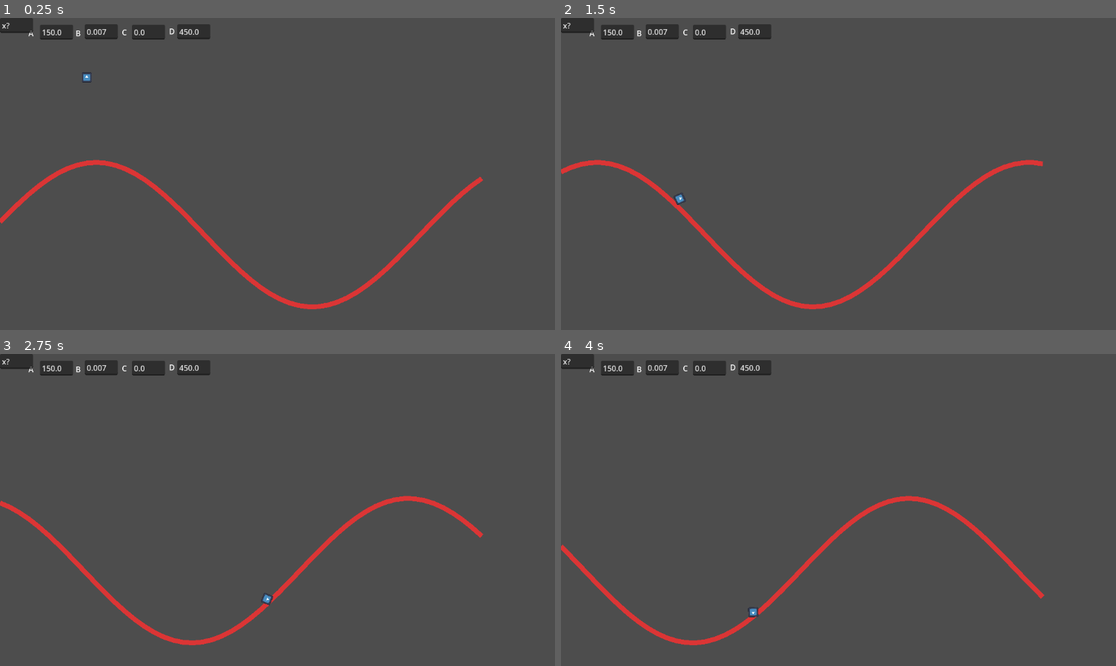
Above: before the commit, frames 1-4 (two rows, left to right).
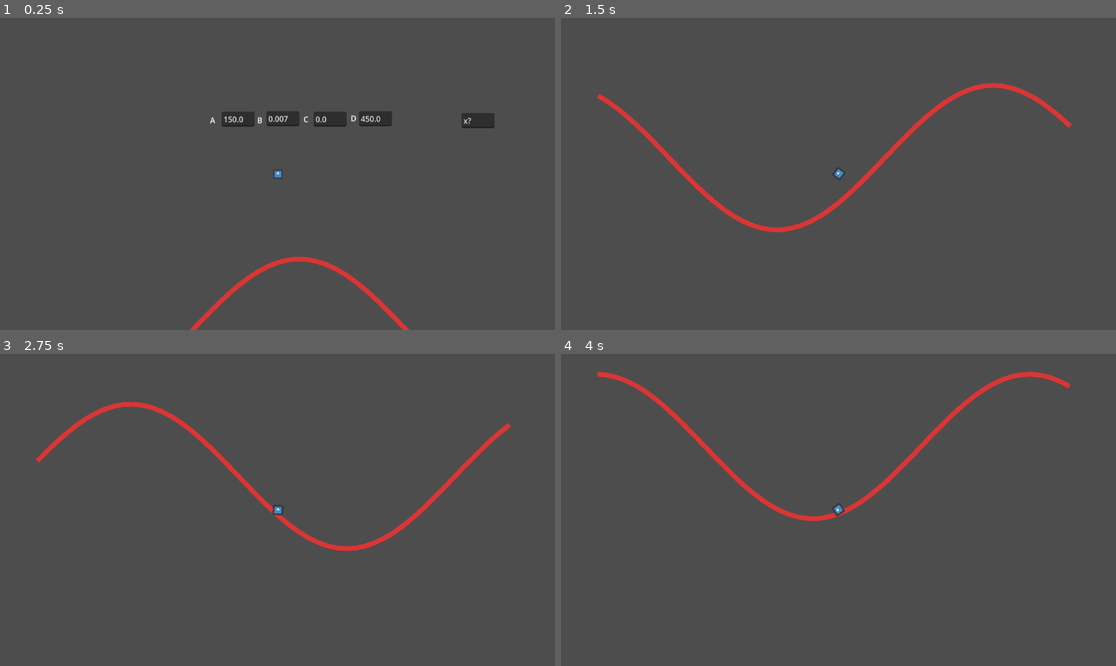
Above: after the commit, the same moments.

Repository: WillowMire/2025GameOffJam
Game: Godot game, scene res://arcade.tscn
The game is run twice, just before and just after one commit, with the same random seed, the same clock (stepped at 60 frames per second) and the same inputs. The engine's default icon, where the game draws it, is replaced by a stand-in: a white triangle on a blue panel in a dark square.
Inputs:
- Up to frame 1 (0.25 s): no input
- Up to frame 2 (1.5 s): hold Right (right, bound only after the commit) 0.53-1.28 s; hold Down (down, bound only after the commit) from 1.28 s (still down)
- Up to frame 3 (2.75 s): release Down (down, bound only after the commit) at 2.03 s; hold Right (right, bound only after the commit) from 2.03 s (still down)
- Up to frame 4 (4 s): release Right (right, bound only after the commit) at 2.78 s; hold Up (up, bound only after the commit) 2.78-3.53 s; hold Left (left, bound only after the commit) from 3.53 s (still down)

The runs differ from the first frame. In frame 1, 5.2% of the frame differs, in the area x 0-90%, y 0-100%; in frame 2, 4.9%; in frame 3, 4.8%; in frame 4, 4.9%.

Commit message:
Added Camera to player object, made it so you can move the sin wave's offsets with arrow keys, adjusted some physics quirks, and made it so sine wave renders around the player.

Diff:
--- a/game-off-2025-sine-wave-game/arcade.tscn
+++ b/game-off-2025-sine-wave-game/arcade.tscn
@@ -5,13 +5,15 @@
 
 [sub_resource type="CircleShape2D" id="CircleShape2D_4ltp0"]
 
-[node name="Arcade" type="Node2D" node_paths=PackedStringArray("line")]
+[node name="Arcade" type="Node2D" node_paths=PackedStringArray("player", "line")]
 script = ExtResource("1_kjmcv")
 DEBUG = true
+player = NodePath("PlayerObject")
 line = NodePath("SinWave")
 a_var = 150.0
 b_var = 0.007
 d_var = 450.0
+control_speed = 150.0
 
 [node name="SinWave" type="Line2D" parent="."]
 points = PackedVector2Array(0, 400, 1153, 400)
@@ -19,12 +21,20 @@
 default_color = Color(0.86, 0.2064, 0.2064, 1)
 
 [node name="DEBUG" type="Control" parent="."]
-visible = false
 layout_mode = 3
-anchors_preset = 0
-offset_right = 40.0
-offset_bottom = 40.0
-metadata/_edit_use_anchors_ = true
+anchors_preset = 8
+anchor_left = 0.5
+anchor_top = 0.5
+anchor_right = 0.5
+anchor_bottom = 0.5
+offset_left = -20.0
+offset_top = -20.0
+offset_right = 20.0
+offset_bottom = 20.0
+grow_horizontal = 2
+grow_vertical = 2
+size_flags_horizontal = 3
+size_flags_vertical = 3
 
 [node name="A_Edit" type="LineEdit" parent="DEBUG"]
 layout_mode = 1
@@ -112,27 +122,34 @@
 
 [node name="Get slope" type="LineEdit" parent="DEBUG"]
 layout_mode = 0
-offset_right = 68.5625
-offset_bottom = 31.0
+offset_left = 581.0
+offset_top = 17.0
+offset_right = 649.5625
+offset_bottom = 48.0
 text = "x?"
 
 [node name="slope at x" type="Label" parent="DEBUG"]
 layout_mode = 0
-offset_right = 40.0
-offset_bottom = 23.0
+offset_left = 514.0
+offset_top = 23.0
+offset_right = 554.0
+offset_bottom = 46.0
 
-[node name="RigidBody2D" type="RigidBody2D" parent="."]
+[node name="PlayerObject" type="RigidBody2D" parent="."]
 position = Vector2(180, 95)
 
-[node name="CollisionShape2D" type="CollisionShape2D" parent="RigidBody2D"]
+[node name="CollisionShape2D" type="CollisionShape2D" parent="PlayerObject"]
 z_index = 2
 shape = SubResource("CircleShape2D_4ltp0")
 
-[node name="Sprite2D" type="Sprite2D" parent="RigidBody2D"]
+[node name="Sprite2D" type="Sprite2D" parent="PlayerObject"]
 z_index = 1
 scale = Vector2(0.16128054, 0.16128054)
 texture = ExtResource("2_658re")
 region_rect = Rect2(3.105, 0, 115.895, 127.5)
+
+[node name="Camera2D" type="Camera2D" parent="PlayerObject"]
+position = Vector2(-1, 0)
 
 [node name="WaveCollision" type="RigidBody2D" parent="."]
 position = Vector2(1, 0)
--- a/game-off-2025-sine-wave-game/arcade_main.gd
+++ b/game-off-2025-sine-wave-game/arcade_main.gd
@@ -2,12 +2,16 @@
 class_name _ArcadeMain
 
 @export var DEBUG : bool
+@export var player : RigidBody2D
 
 # GOAL
-# get collision with line to work
+# make sine wave controllable
+# make sin wave follow player
 
 var sin_collision : CollisionShape2D
 var seg : SegmentShape2D
+
+var sin_x_bounding_range : float
 
 @export var line : Line2D
 @export var vect_array : Array[Vector2]
@@ -15,8 +19,10 @@
 @export var b_var : float
 @export var c_var : float
 @export var d_var : float
+@export var control_speed : float
 
 func _ready() -> void:
+	set_wave_x_range()
 	if DEBUG:
 		$DEBUG.visible = true
 		$DEBUG/A_Edit.text = str(a_var)
@@ -26,14 +32,18 @@
 	draw_wave()
 	start_sin_collision()
 
-func _process(delta: float) -> void:
-	pass
-	c_var += delta * 100
+#might change to _physics_process if theres a problem
+func _physics_process(delta: float) -> void:
+	set_wave_x_range()
+	move_wave_data(delta)
 	draw_wave()
-	update_sin_collision()
+	update_sin_collision() #this may cause problems later, if so try making this and the draw function into lerps
+
+func set_wave_x_range():
+	pass #var player.get_transform().x
 
 var sin_collision_array : Array[CollisionShape2D]
-func start_sin_collision():
+func start_sin_collision() -> void:
 	for i in vect_array.size() - 1:
 		var inst = CollisionShape2D.new()
 		var _seg = SegmentShape2D.new()
@@ -43,16 +53,27 @@
 		$WaveCollision.add_child(inst)
 		sin_collision_array.append(inst)
 
-func update_sin_collision():
+func update_sin_collision() -> void:
 	for i in vect_array.size() - 1:
 		var _seg = SegmentShape2D.new()
 		_seg.a = vect_array[i]
 		_seg.b = vect_array[i+1]
 		sin_collision_array[i].shape = _seg
 
+func move_wave_data(delta : float) -> void:
+	if Input.is_action_pressed("up"):
+		d_var -= delta * control_speed
+	if Input.is_action_pressed("down"):
+		d_var += delta * control_speed
+	if Input.is_action_pressed("left"):
+		c_var += delta * control_speed
+	if Input.is_action_pressed("right"):
+		c_var -= delta * control_speed
+
 func draw_wave() -> void:
+	var j = player.position.x
 	vect_array.clear()
-	for x in range(0, 1001, 20):
+	for x in range(j - 500, j + 501, 20):
 		var i = Vector2(x, sin_func_math(x, a_var, b_var, c_var, d_var))
 		vect_array.append(i)
 	line.set_points(vect_array)
--- a/game-off-2025-sine-wave-game/project.godot
+++ b/game-off-2025-sine-wave-game/project.godot
@@ -15,6 +15,29 @@
 config/features=PackedStringArray("4.5", "GL Compatibility")
 config/icon="res://icon.svg"
 
+[input]
+
+up={
+"deadzone": 0.2,
+"events": [Object(InputEventKey,"resource_local_to_scene":false,"resource_name":"","device":-1,"window_id":0,"alt_pressed":false,"shift_pressed":false,"ctrl_pressed":false,"meta_pressed":false,"pressed":false,"keycode":0,"physical_keycode":4194320,"key_label":0,"unicode":0,"location":0,"echo":false,"script":null)
+]
+}
+down={
+"deadzone": 0.2,
+"events": [Object(InputEventKey,"resource_local_to_scene":false,"resource_name":"","device":-1,"window_id":0,"alt_pressed":false,"shift_pressed":false,"ctrl_pressed":false,"meta_pressed":false,"pressed":false,"keycode":0,"physical_keycode":4194322,"key_label":0,"unicode":0,"location":0,"echo":false,"script":null)
+]
+}
+left={
+"deadzone": 0.2,
+"events": [Object(InputEventKey,"resource_local_to_scene":false,"resource_name":"","device":-1,"window_id":0,"alt_pressed":false,"shift_pressed":false,"ctrl_pressed":false,"meta_pressed":false,"pressed":false,"keycode":0,"physical_keycode":4194319,"key_label":0,"unicode":0,"location":0,"echo":false,"script":null)
+]
+}
+right={
+"deadzone": 0.2,
+"events": [Object(InputEventKey,"resource_local_to_scene":false,"resource_name":"","device":-1,"window_id":0,"alt_pressed":false,"shift_pressed":false,"ctrl_pressed":false,"meta_pressed":false,"pressed":false,"keycode":0,"physical_keycode":4194321,"key_label":0,"unicode":0,"location":0,"echo":false,"script":null)
+]
+}
+
 [rendering]
 
 renderer/rendering_method="gl_compatibility"
